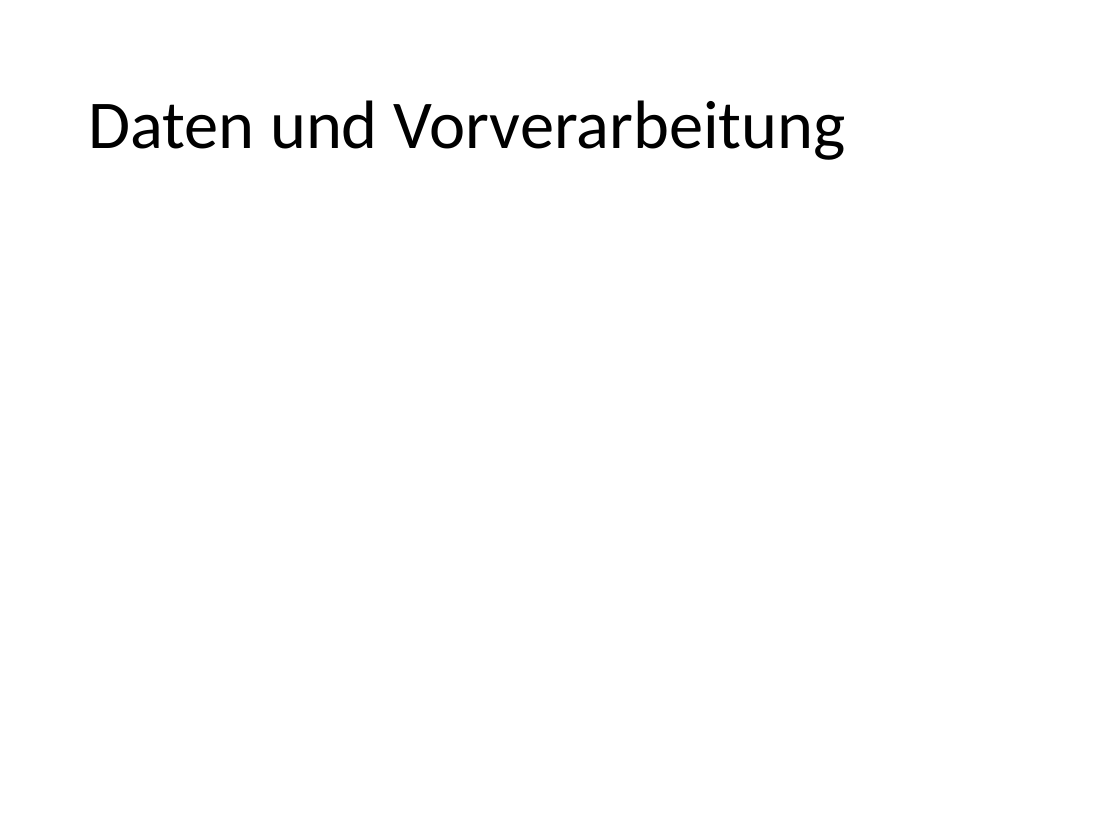
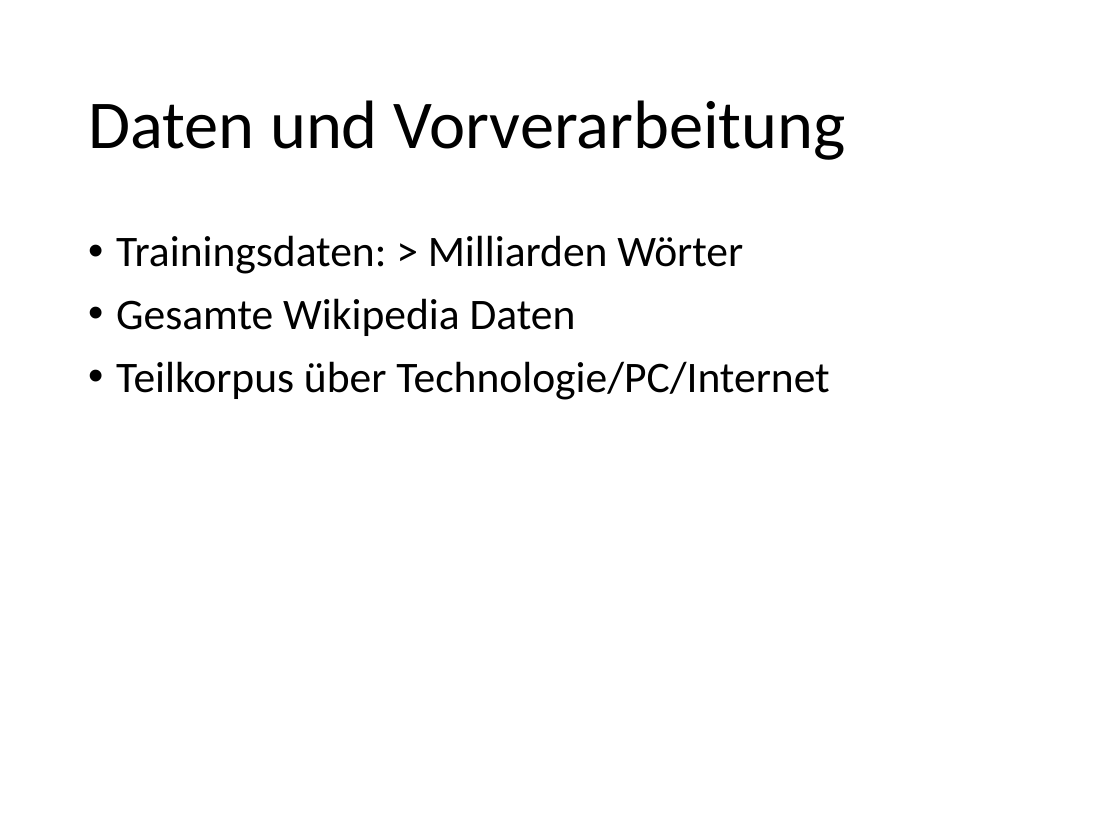
Before and after one commit to imbabaer/SemanticRelations, a slide deck: slide 5 of Präsentation/Semantische Beziehungen.pptx. Drawn at 1120x840 pixels with LibreOffice and Linux fonts; fonts in the diff are those of the drawing. Boxes give left, top, right and bottom in pixels: in the first picture for what was removed or moved away, otherwise in the second. Text is boxed around its words. In the diff, an @@ line names an element or a change of style, - is before the commit and + after.

```diff
--- a/Präsentation/Semantische Beziehungen.pptx
+++ b/Präsentation/Semantische Beziehungen.pptx
@@ text added at (116,235,829,400), 28 pt, text #000000 @@
+• Trainingsdaten: > Milliarden Wörter
+• Gesamte Wikipedia Daten
+• Teilkorpus über Technologie/PC/Internet
```
Also in this commit, not shown: 2 other slides changed, 2 slides added, 1 other file.
